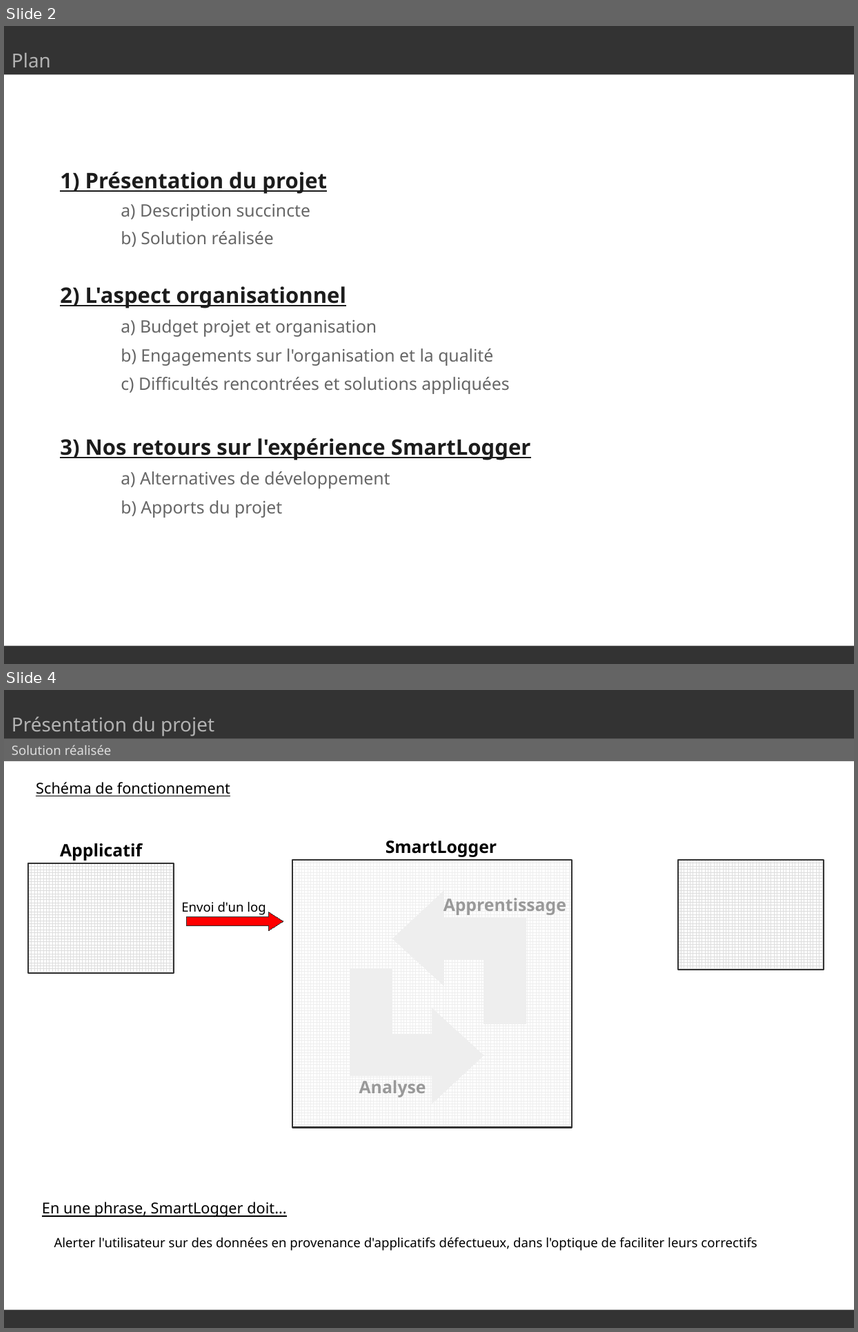
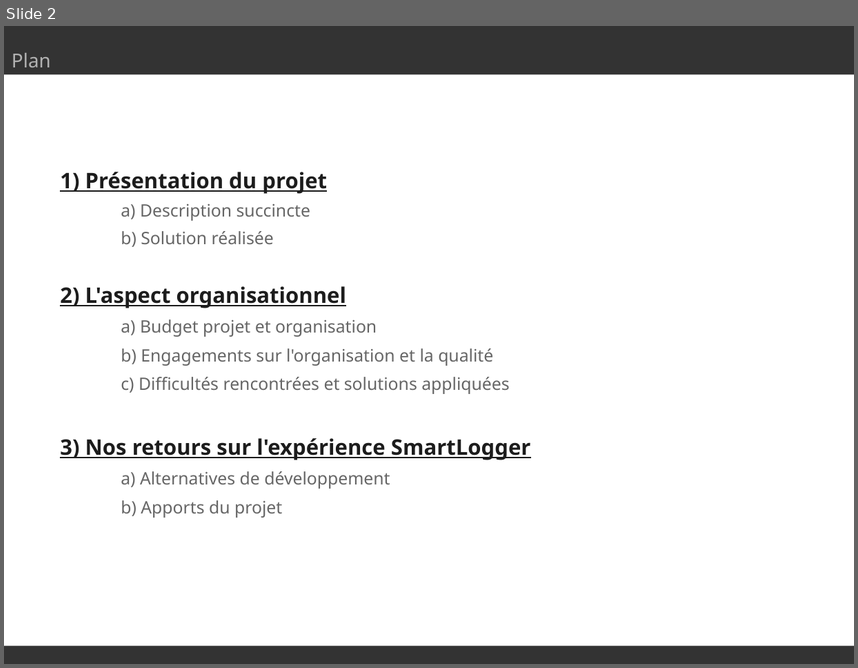
Before and after one commit to SmartLoggerManagement/SmartLogger, a slide deck: Soutenances/soutenance.odp. Shown one above the other, each under a label of ours: slides 2 and 4 before the commit, slide 2 after it; the slides between them are not shown. The pictures are 858x1332 and 858x668 pixels, drawn with LibreOffice and Linux fonts; fonts in the diff are those of the drawing. Boxes give left, top, right and bottom in pixels: in the first picture for what was removed or moved away, otherwise in the second. Text is boxed around its words. In the diff, an @@ line names an element or a change of style, - is before the commit and + after.

```diff
--- a/Soutenances/soutenance.odp
+++ b/Soutenances/soutenance.odp
@@ slide 4 removed at [4,690,854,1328], background #FFFFFF @@
@@ rectangle removed at [4,690,854,738] @@
@@ text removed at [12,716,214,736] @@
-Présentation du projet
@@ rectangle removed at [4,732,854,761] @@
@@ text removed at [12,745,112,755] @@
-Solution réalisée
@@ text removed at [36,782,230,796] @@
-Schéma de fonctionnement
@@ text removed at [60,843,142,860] @@
-Applicatif
@@ text removed at [386,840,497,857] @@
-SmartLogger
@@ rectangle removed at [28,864,174,973] @@
@@ rectangle removed at [292,860,572,1127] @@
@@ rectangle removed at [678,860,824,969] @@
@@ freeform shape removed at [392,891,526,1024] @@
@@ text removed at [181,902,266,915] @@
-Envoi d'un log
@@ right arrow removed at [186,912,283,931] @@
@@ text removed at [444,898,566,915] @@
-Apprentissage
@@ freeform shape removed at [350,969,484,1103] @@
@@ text removed at [359,1080,426,1097] @@
-Analyse
@@ text removed at [42,1201,286,1217] @@
-En une phrase, SmartLogger doit...
@@ text removed at [54,1236,757,1250] @@
-Alerter l'utilisateur sur des données en provenance d'applicatifs défectueux, dans l'optique de faciliter leurs correctifs
@@ rectangle removed at [4,1310,854,1328] @@
```
Also in this commit, not shown: 2 slides changed, 8 slides added.
